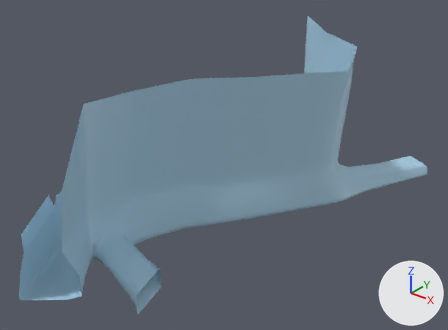
The FBX model Assets/Terrain/terrain_W2A2.fbx, before and after one commit.
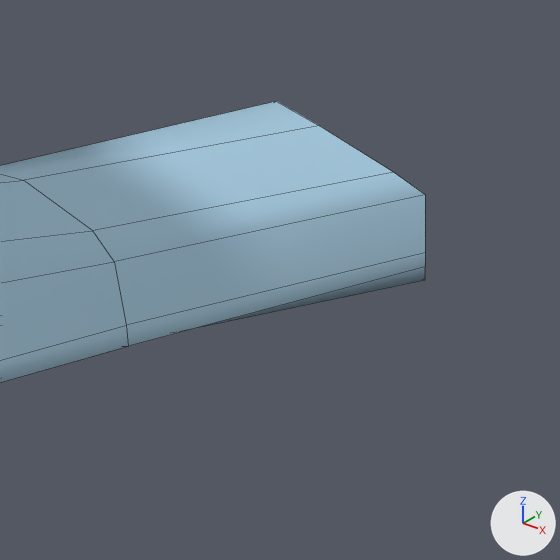
Each version is shown whole from a 50 mm camera at (-257.1, -813.6, 170.3) aimed at (-398.5, -636.9, 60.8), then close up on the part from 85% to 99% of the width and 44% to 63% of the height. The lights are fixed; the arrows at lower right show +X, +Y and +Z. The close-ups show mesh edges as thin lines. Where no turn or scale is listed for an object, it has been applied to the vertices.

Objects in the first close-up: 'W2A2_mesh'.
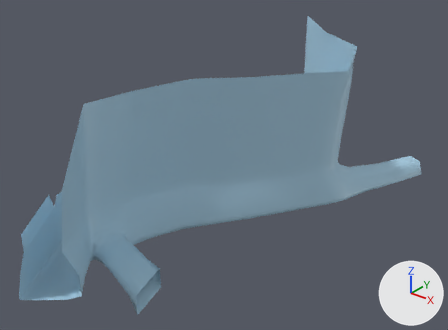
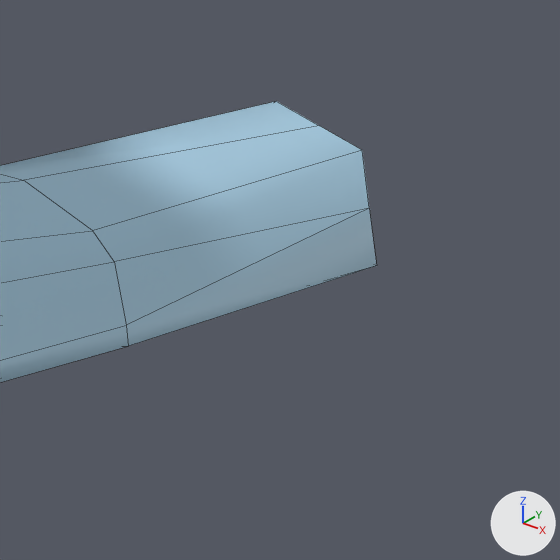
Location of each change, (x1, y1, x2, y2) in pixels of the close-ups (560 x 560 px; the box of a moved part takes in the faces that stretch with it):
```json
{"object": "W2A2_mesh", "change": "reshaped", "before": [0, 101, 425, 382], "after": [0, 101, 377, 382]}
{"part": 1, "of": "me_mesh", "change": "moved or reshaped", "before": [96, 126, 425, 342], "after": [96, 126, 377, 341]}
```

Scene script edits in JSON lines:
```json
{"block": "me_mesh", "where": "me_mesh.from_pydata(...)  # 589 vertices, 538 faces; spans x -97.0..0.0, y -178.0..15.0, z -7.0..77.0"}
{"block": "me_mesh", "where": "# used by ob_w2a2_mesh; location = (-349.78, -550.4, 33.62)"}
{"block": "me_mesh", "change": "me_mesh part 1"}
{"op": "set", "path": "me_mesh.vertices[4].co", "old": "(-1.0, 14.0, 3.0)", "new": "(-4.0, 14.0, 1.0)", "note": "pixel (425, 194) -> pixel (369, 208)"}
{"op": "set", "path": "me_mesh.vertices[5].co", "old": "(0.0, 14.0, -2.0)", "new": "(-3.0, 14.0, -2.0)", "note": "pixel (425, 280) -> pixel (376, 265)"}
{"op": "set", "path": "me_mesh.vertices[136].co", "old": "(-1.0, 14.0, -1.0)", "new": "(-4.0, 14.0, 1.0)", "note": "pixel (425, 252) -> pixel (369, 208)"}
{"op": "set", "path": "me_mesh.vertices[173].co", "old": "(-3.0, 14.0, 4.0)", "new": "(-5.0, 14.0, 4.0)", "note": "pixel (393, 172) -> pixel (362, 150)"}
{"op": "set", "path": "me_mesh.vertices[414].co", "old": "(0.0, 14.0, -1.0)", "new": "(-3.0, 14.0, -2.0)", "note": "pixel (425, 266) -> pixel (376, 265)"}
```
